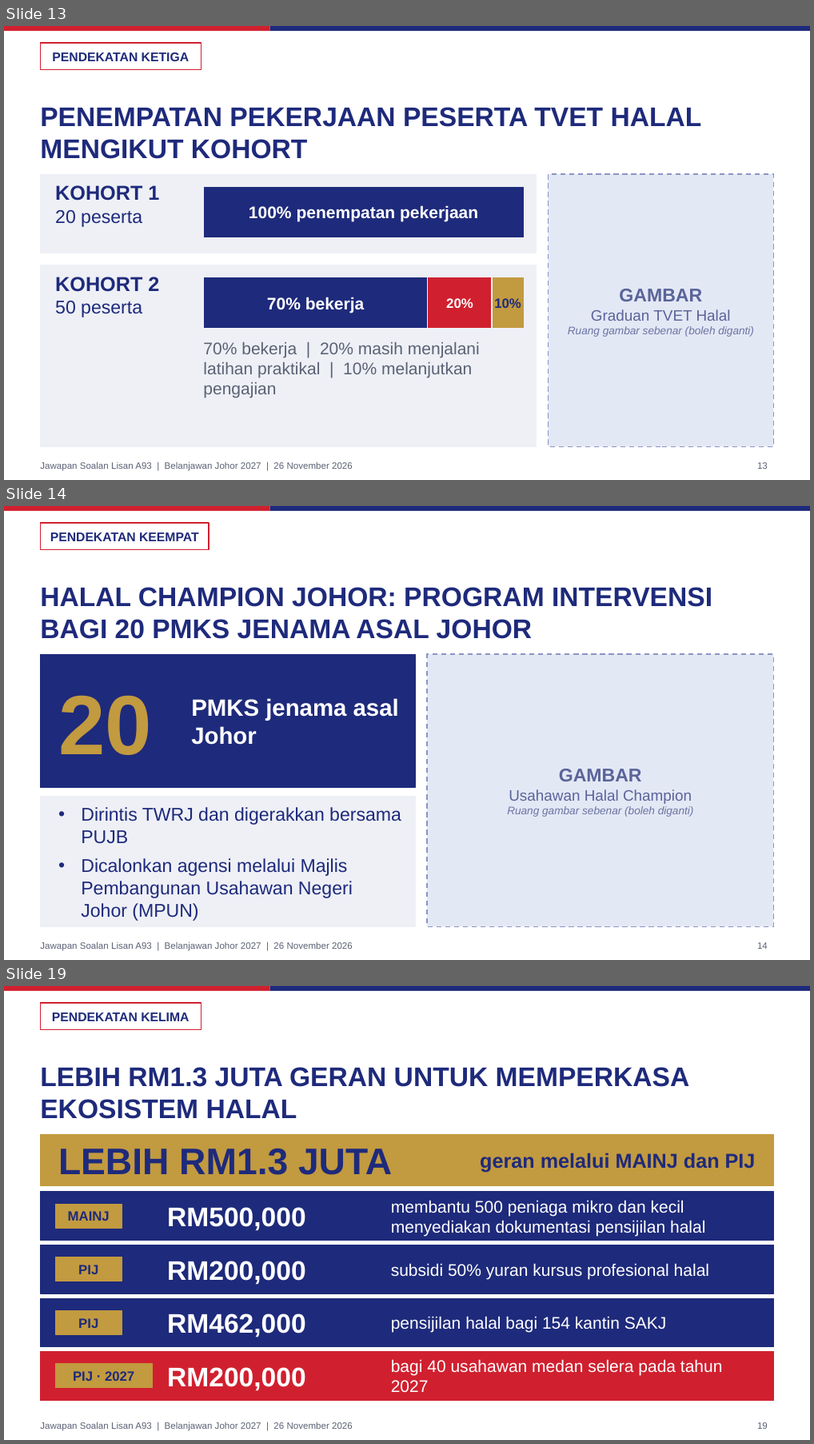
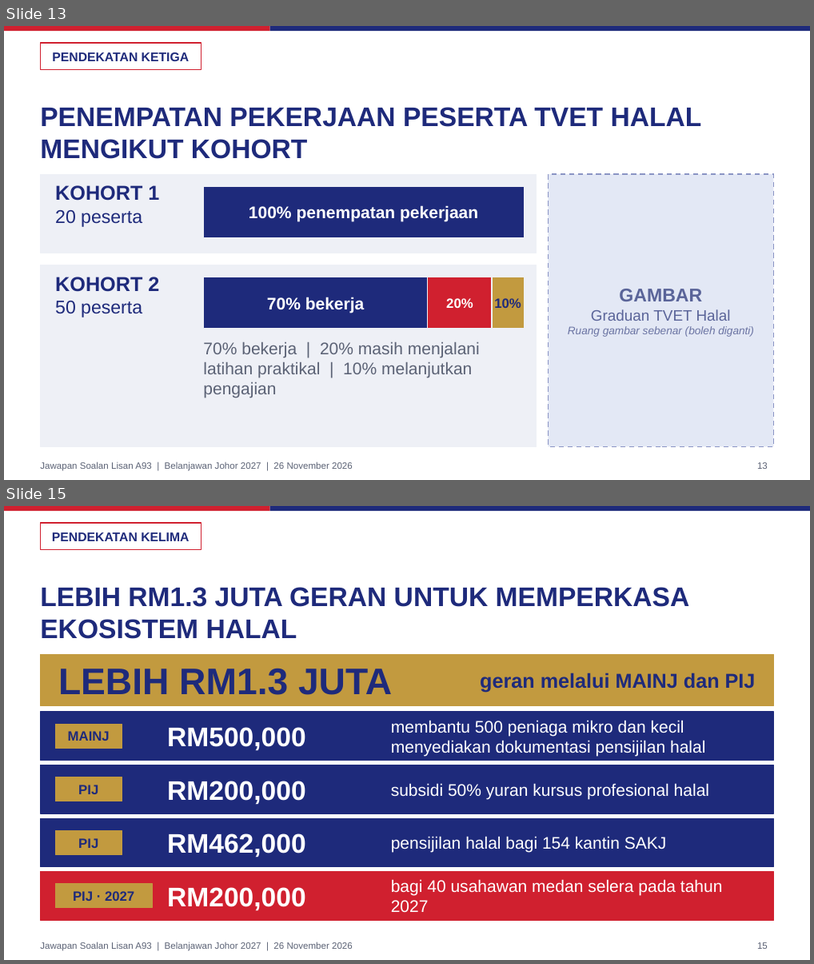
Before and after one commit to nawaljoe/Nawal, a slide deck: slides/A93_Halal_Johor_16x9.pptx. Shown one above the other, each under a label of ours: slides 13, 14 and 19 before the commit, slides 13 and 15 after it; the slides between them are not shown. The pictures are 814x1444 and 814x964 pixels, drawn with LibreOffice and Linux fonts; fonts in the diff are those of the drawing; background and template pictures are left out. Boxes give left, top, right and bottom in pixels: in the first picture for what was removed or moved away, otherwise in the second. Text is boxed around its words. In the diff, an @@ line names an element or a change of style, - is before the commit and + after.

```diff
--- a/slides/A93_Halal_Johor_16x9.pptx
+++ b/slides/A93_Halal_Johor_16x9.pptx
@@ slide 14 removed at (x1=4, y1=506, x2=810, y2=960), background #FFFFFF; not listed: 3 template elements that a slide beside it also shows @@
@@ rectangle removed at (x1=40, y1=523, x2=209, y2=549) @@
@@ text removed at (x1=50, y1=532, x2=199, y2=541) @@
-PENDEKATAN KEEMPAT
@@ title removed at (x1=40, y1=587, x2=713, y2=639) @@
-HALAL CHAMPION JOHOR: PROGRAM INTERVENSI BAGI 20 PMKS JENAMA ASAL JOHOR
@@ rectangle removed at (x1=40, y1=654, x2=415, y2=788) @@
@@ rectangle removed at (x1=427, y1=654, x2=774, y2=927) @@
@@ text removed at (x1=58, y1=695, x2=152, y2=755) @@
-20
@@ text removed at (x1=191, y1=698, x2=399, y2=744) @@
-PMKS jenama asal Johor
@@ text removed at (x1=507, y1=768, x2=694, y2=816) @@
-GAMBAR
-Usahawan Halal Champion
-Ruang gambar sebenar (boleh diganti)
@@ rectangle removed at (x1=40, y1=796, x2=415, y2=927) @@
@@ text removed at (x1=81, y1=807, x2=402, y2=920) @@
-• Dirintis TWRJ dan digerakkan bersama PUJB
-• Dicalonkan agensi melalui Majlis Pembangunan Usahawan Negeri Johor (MPUN)
@@ page number removed at (x1=758, y1=942, x2=768, y2=948) @@
-14
@@ what was slide 19 is now slide 15 @@
```
Also in this commit, not shown: 1 slide changed, 3 other slides removed, 4 other files.
